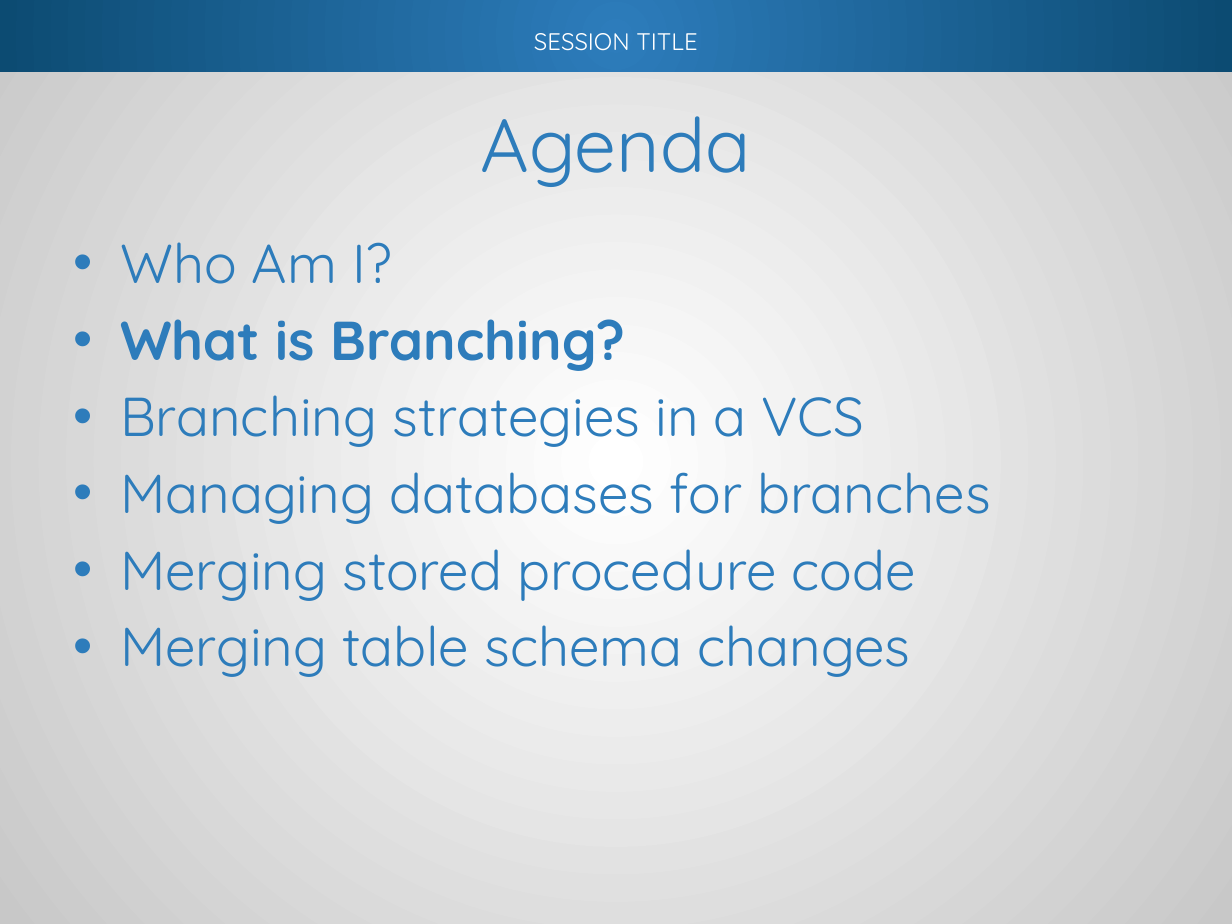
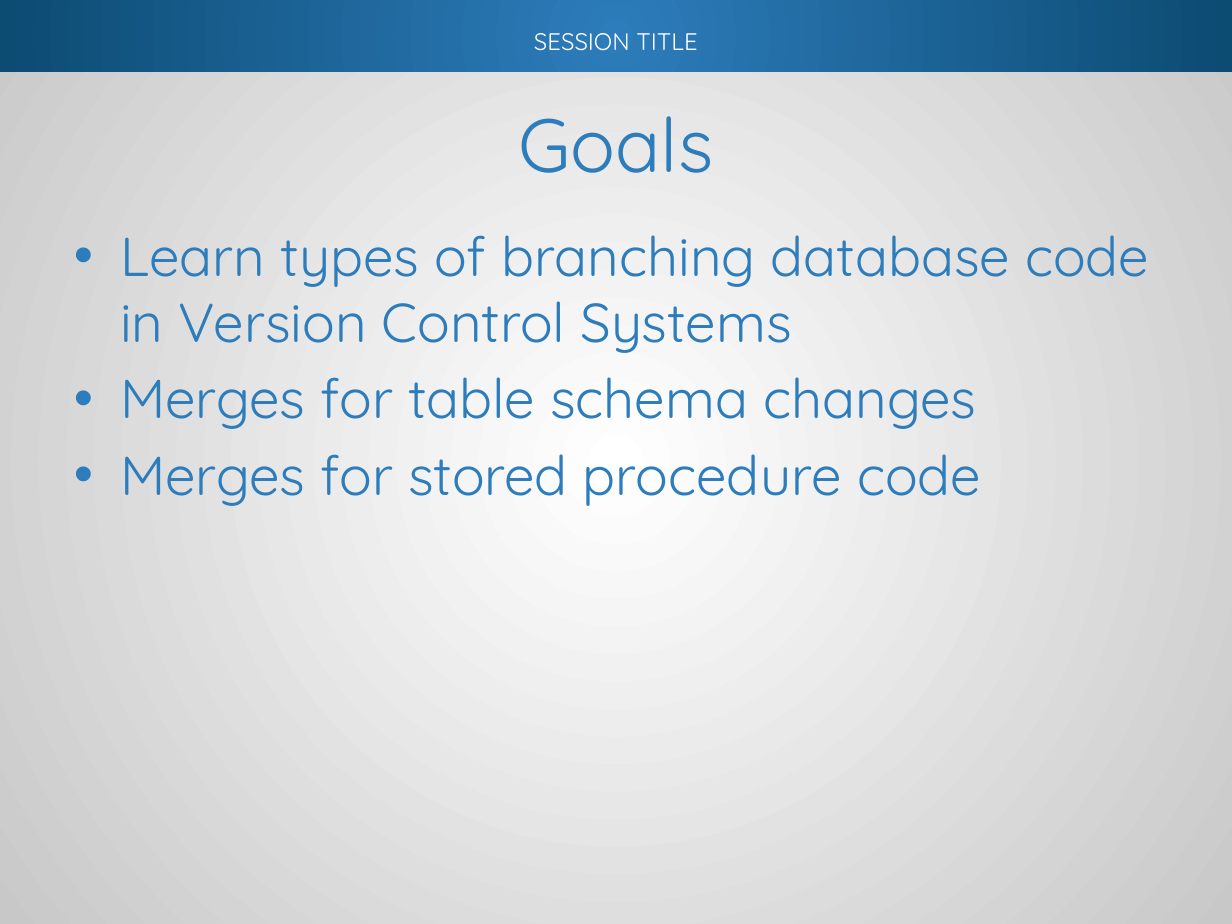
Before and after one commit to way0utwest/Branching-and-Merging-DB-Code, a slide deck: slide 27 of Presentation/BranchMergeDBCode.pptx (slide 5 before the commit). Drawn at 1232x924 pixels with LibreOffice and Linux fonts; fonts in the diff are those of the drawing; background and template pictures are left out. Boxes give left, top, right and bottom in pixels: in the first picture for what was removed or moved away, otherwise in the second. Text is boxed around its words. In the diff, an @@ line names an element or a change of style, - is before the commit and + after.

Commit message:
Added new slides for Merging. Draft 1 complete here.

```diff
--- a/Presentation/BranchMergeDBCode.pptx
+++ b/Presentation/BranchMergeDBCode.pptx
@@ title at <box>518,116,713,173</box>: text changed @@
-Agenda
+Goals
@@ text "Learn types of branching database ..." at <box>120,235,1149,506</box>: vertical alignment middle to top @@
@@ text at <box>120,235,1149,506</box>: text changed @@
-• Who Am I?
-• What is Branching?
-• Branching strategies in a VCS
-• Managing databases for branches
-• Merging stored procedure code
-• Merging table schema changes
+• Learn types of branching database code in Version Control Systems
+• Merges for table schema changes
+• Merges for stored procedure code
```
Also in this commit, not shown: 7 other slides changed, 9 slides added, 3 slides removed.
